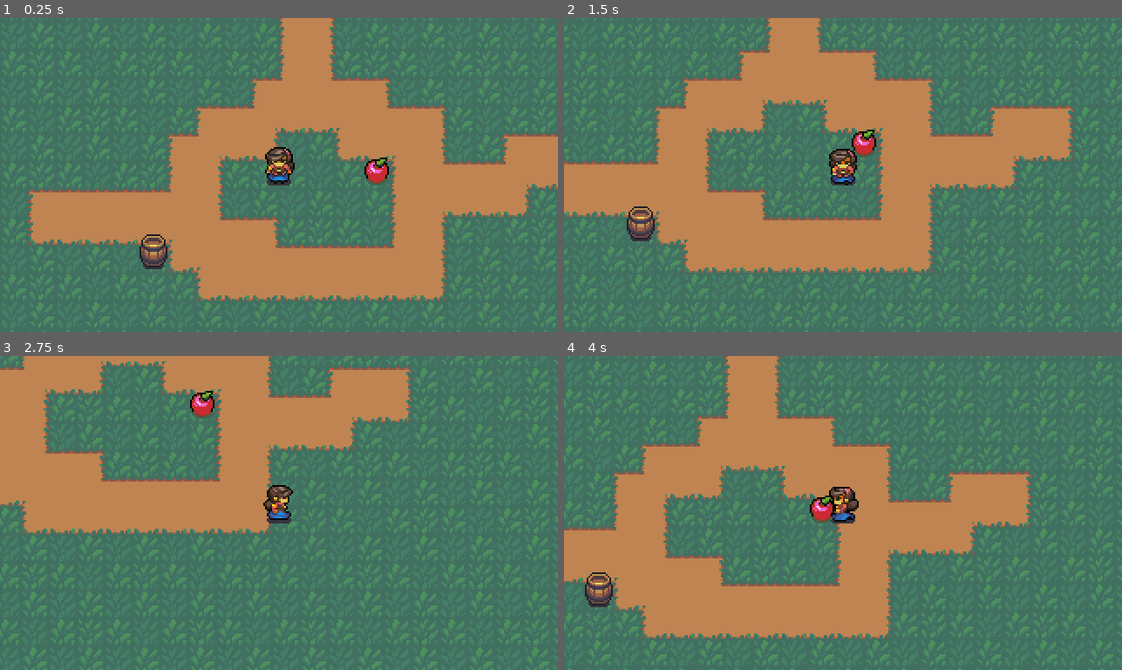
Above: before the commit, frames 1-4 (two rows, left to right).
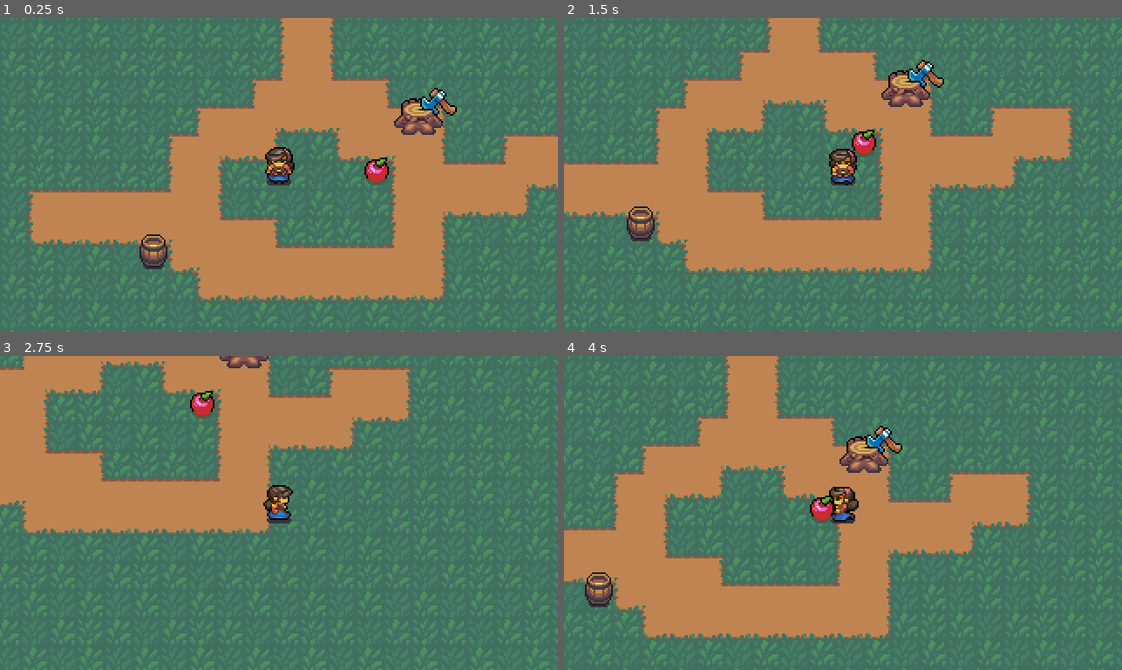
Above: after the commit, the same moments.

Repository: apiotrowski255/westwick
Game: Godot game, scene res://World/Town.tscn
The game is run twice, just before and just after one commit, with the same random seed, the same clock (stepped at 60 frames per second) and the same inputs.
Inputs:
- Up to frame 1 (0.25 s): no input
- Up to frame 2 (1.5 s): tap Enter (ui_accept) at 0.5, 1.35 s; hold Right (ui_right) 0.53-1.28 s; hold Enter (ui_accept) 0.53-1.28 s; hold Down (ui_down) from 1.28 s (still down)
- Up to frame 3 (2.75 s): tap Enter (ui_accept) at 1.52, 1.82 s; release Down (ui_down) at 2.03 s; hold Right (ui_right) from 2.03 s (still down); hold Enter (ui_accept) from 2.03 s (still down)
- Up to frame 4 (4 s): release Right (ui_right) at 2.78 s; release Enter (ui_accept) at 2.78 s; hold Up (ui_up) 2.78-3.53 s; tap Enter (ui_accept) at 2.85, 3.02, 3.32 s; hold Left (ui_left) from 3.53 s (still down); hold Enter (ui_accept) from 3.53 s (still down)

The runs differ from the first frame. In frame 1, 0.9% of the frame differs, in the area x 70-82%, y 22-38%; in frame 2, 0.9%; in frame 3, 0.2%; in frame 4, 0.9%.

Commit message:
Stumpy NPC added

Diff:
--- /dev/null
+++ b/Characters/Character.gd
@@ -0,0 +1,5 @@
+extends Resource
+class_name Character
+
+export(String) var name
+export(Texture) var portrait
--- /dev/null
+++ b/Characters/ElizabethCharacter.tres
@@ -0,0 +1,9 @@
+[gd_resource type="Resource" load_steps=3 format=2]
+
+[ext_resource path="res://Characters/Character.gd" type="Script" id=1]
+[ext_resource path="res://Sprites/ElizabethPortrait.png" type="Texture" id=2]
+
+[resource]
+script = ExtResource( 1 )
+name = "Elizabeth"
+portrait = ExtResource( 2 )
--- /dev/null
+++ b/Characters/StumpyCharacter.tres
@@ -0,0 +1,9 @@
+[gd_resource type="Resource" load_steps=3 format=2]
+
+[ext_resource path="res://Characters/Character.gd" type="Script" id=1]
+[ext_resource path="res://Sprites/StumpyPortrait.png" type="Texture" id=2]
+
+[resource]
+script = ExtResource( 1 )
+name = "Stumpy"
+portrait = ExtResource( 2 )
--- a/Events.gd
+++ b/Events.gd
@@ -1,3 +1,5 @@
 extends Node
 
 signal request_show_message(message)
+signal request_show_dialog(message, character)
+signal dialog_finished
--- /dev/null
+++ b/UI/DialogBox.gd
@@ -0,0 +1,47 @@
+extends TextureRect
+
+const CHARACTER_DISPLAY_DURATION = 0.08
+
+var typer : SceneTreeTween
+var is_typing : bool = false
+
+onready var portrait: TextureRect = $"%Portrait"
+onready var textbox: RichTextLabel = $"%Textbox"
+
+func _ready() -> void:
+	Events.connect("request_show_dialog", self, "type_dialog")
+
+
+func _unhandled_input(event: InputEvent) -> void:
+	if not visible:
+		return
+	if not event.is_action_pressed("ui_accept"):
+		return
+	if is_typing:
+		is_typing = false
+		if typer is SceneTreeTween:
+			typer.kill()
+		textbox.percent_visible = 1.0
+	else:
+		hide()
+		get_tree().set_input_as_handled()
+		get_tree().paused = false
+		Events.emit_signal("dialog_finished")
+
+func type_dialog(bbcode : String, character : Character) -> void:
+	is_typing = true
+	portrait.texture = character.portrait
+	get_tree().paused = true
+	show()
+	textbox.bbcode_text = bbcode
+	yield(get_tree(), "idle_frame") # Must wait for get_total_character_count to be accurate
+	var total_characters : int = textbox.get_total_character_count()
+	var duration : float = total_characters * CHARACTER_DISPLAY_DURATION
+	typer = create_tween()
+	typer.tween_method(self, "set_visible_characters", 0, total_characters, duration)
+	yield(typer, "finished")
+	is_typing = false
+
+func set_visible_characters(index : int) -> void:
+#	var is_new_character : bool = index > textbox.visible_characters
+	textbox.visible_characters = index
--- /dev/null
+++ b/UI/DialogBox.tscn
@@ -0,0 +1,93 @@
+[gd_scene load_steps=6 format=2]
+
+[ext_resource path="res://Sprites/DialogShadow.png" type="Texture" id=1]
+[ext_resource path="res://UI/DefaultTheme.tres" type="Theme" id=2]
+[ext_resource path="res://Sprites/PortraitEdge.png" type="Texture" id=3]
+[ext_resource path="res://Sprites/StumpyPortrait.png" type="Texture" id=4]
+[ext_resource path="res://UI/DialogBox.gd" type="Script" id=5]
+
+[node name="DialogBox" type="TextureRect"]
+pause_mode = 2
+self_modulate = Color( 1, 1, 1, 0.423529 )
+anchor_right = 1.0
+anchor_bottom = 1.0
+theme = ExtResource( 2 )
+texture = ExtResource( 1 )
+expand = true
+script = ExtResource( 5 )
+
+[node name="HboxCaontainer" type="HBoxContainer" parent="."]
+anchor_top = 1.0
+anchor_right = 1.0
+anchor_bottom = 1.0
+grow_vertical = 0
+
+[node name="DialogContainer" type="HBoxContainer" parent="HboxCaontainer"]
+margin_top = 24.0
+margin_right = 231.0
+margin_bottom = 72.0
+size_flags_horizontal = 3
+size_flags_vertical = 8
+custom_constants/separation = 0
+
+[node name="LeftEdge" type="TextureRect" parent="HboxCaontainer/DialogContainer"]
+margin_right = 13.0
+margin_bottom = 48.0
+texture = ExtResource( 3 )
+stretch_mode = 4
+
+[node name="PanelContainer" type="PanelContainer" parent="HboxCaontainer/DialogContainer"]
+margin_left = 13.0
+margin_right = 231.0
+margin_bottom = 48.0
+rect_min_size = Vector2( 0, 48 )
+size_flags_horizontal = 3
+
+[node name="MarginContainer" type="MarginContainer" parent="HboxCaontainer/DialogContainer/PanelContainer"]
+margin_left = 4.0
+margin_top = 4.0
+margin_right = 214.0
+margin_bottom = 44.0
+custom_constants/margin_right = 2
+custom_constants/margin_top = 2
+custom_constants/margin_left = 2
+custom_constants/margin_bottom = 2
+
+[node name="Textbox" type="RichTextLabel" parent="HboxCaontainer/DialogContainer/PanelContainer/MarginContainer"]
+unique_name_in_owner = true
+margin_left = 2.0
+margin_top = 2.0
+margin_right = 208.0
+margin_bottom = 38.0
+bbcode_enabled = true
+
+[node name="PortraitContainer" type="HBoxContainer" parent="HboxCaontainer"]
+margin_left = 235.0
+margin_right = 320.0
+margin_bottom = 72.0
+custom_constants/separation = 0
+
+[node name="PanelContainer" type="PanelContainer" parent="HboxCaontainer/PortraitContainer"]
+margin_right = 72.0
+margin_bottom = 72.0
+
+[node name="Portrait" type="TextureRect" parent="HboxCaontainer/PortraitContainer/PanelContainer"]
+unique_name_in_owner = true
+margin_left = 4.0
+margin_top = 4.0
+margin_right = 68.0
+margin_bottom = 68.0
+texture = ExtResource( 4 )
+
+[node name="MarginContainer" type="MarginContainer" parent="HboxCaontainer/PortraitContainer"]
+margin_left = 72.0
+margin_right = 85.0
+margin_bottom = 72.0
+custom_constants/margin_top = 2
+
+[node name="RightEdge" type="TextureRect" parent="HboxCaontainer/PortraitContainer/MarginContainer"]
+margin_top = 2.0
+margin_right = 13.0
+margin_bottom = 72.0
+texture = ExtResource( 3 )
+flip_h = true
--- /dev/null
+++ b/UI/OverworldUI.tscn
@@ -0,0 +1,9 @@
+[gd_scene load_steps=2 format=2]
+
+[ext_resource path="res://UI/DialogBox.tscn" type="PackedScene" id=1]
+
+[node name="OverworldUI" type="CanvasLayer"]
+layer = 10
+
+[node name="DialogBox" parent="." instance=ExtResource( 1 )]
+visible = false
--- /dev/null
+++ b/World/NPC.gd
@@ -0,0 +1,7 @@
+extends Interactable
+class_name NPC
+
+export (Resource) var character : Resource
+
+func _run_interaction() -> void:
+	pass
--- /dev/null
+++ b/World/NPC.tscn
@@ -0,0 +1,19 @@
+[gd_scene load_steps=4 format=2]
+
+[ext_resource path="res://Sprites/AxeStump.png" type="Texture" id=1]
+[ext_resource path="res://World/NPC.gd" type="Script" id=2]
+
+[sub_resource type="CircleShape2D" id=1]
+radius = 9.0
+
+[node name="NPC" type="KinematicBody2D"]
+collision_layer = 9
+collision_mask = 0
+script = ExtResource( 2 )
+
+[node name="Sprite" type="Sprite" parent="."]
+position = Vector2( 0, -4 )
+texture = ExtResource( 1 )
+
+[node name="CollisionShape2D" type="CollisionShape2D" parent="."]
+shape = SubResource( 1 )
--- /dev/null
+++ b/World/StumpyNPC.gd
@@ -0,0 +1,9 @@
+extends NPC
+
+func _run_interaction() -> void:
+	Events.emit_signal("request_show_dialog", "Aaaaaaah! I have a head ache.", character)
+	yield(Events, "dialog_finished")
+	Events.emit_signal("request_show_dialog", "Can you find a potion?", character)
+	yield(Events, "dialog_finished")
+	Events.emit_signal("request_show_dialog", "I'll look around for you.", load("res://Characters/ElizabethCharacter.tres"))
+	yield(Events, "dialog_finished")
--- /dev/null
+++ b/World/StumpyNPC.tscn
@@ -0,0 +1,9 @@
+[gd_scene load_steps=4 format=2]
+
+[ext_resource path="res://World/NPC.tscn" type="PackedScene" id=1]
+[ext_resource path="res://World/StumpyNPC.gd" type="Script" id=2]
+[ext_resource path="res://Characters/StumpyCharacter.tres" type="Resource" id=3]
+
+[node name="StumpyNPC" instance=ExtResource( 1 )]
+script = ExtResource( 2 )
+character = ExtResource( 3 )
--- a/World/Town.tscn
+++ b/World/Town.tscn
@@ -6,6 +6,8 @@
 [ext_resource path="res://World/Barrel.tscn" type="PackedScene" id=4]
 [ext_resource path="res://World/ItemPickup.tscn" type="PackedScene" id=5]
 [ext_resource path="res://Items/AppleItem.tres" type="Resource" id=6]
+[ext_resource path="res://UI/OverworldUI.tscn" type="PackedScene" id=7]
+[ext_resource path="res://World/StumpyNPC.tscn" type="PackedScene" id=8]
 
 [node name="Town" type="YSort"]
 
@@ -24,3 +26,8 @@
 [node name="ItemPickup" parent="." instance=ExtResource( 5 )]
 position = Vector2( 216, 88 )
 item = ExtResource( 6 )
+
+[node name="OverworldUI" parent="." instance=ExtResource( 7 )]
+
+[node name="StumpyNPC" parent="." instance=ExtResource( 8 )]
+position = Vector2( 240, 56 )
--- a/project.godot
+++ b/project.godot
@@ -35,6 +35,11 @@
 "path": "res://Battle/BattleUnit.gd"
 }, {
 "base": "Resource",
+"class": "Character",
+"language": "GDScript",
+"path": "res://Characters/Character.gd"
+}, {
+"base": "Resource",
 "class": "ClassStats",
 "language": "GDScript",
 "path": "res://ClassStats/ClassStats.gd"
@@ -53,6 +58,11 @@
 "class": "Item",
 "language": "GDScript",
 "path": "res://Items/Item.gd"
+}, {
+"base": "Interactable",
+"class": "NPC",
+"language": "GDScript",
+"path": "res://World/NPC.gd"
 }, {
 "base": "ClassStats",
 "class": "PlayerClassStats",
@@ -70,10 +80,12 @@
 "BattleCamera": "",
 "BattleMenu": "",
 "BattleUnit": "",
+"Character": "",
 "ClassStats": "",
 "Interactable": "",
 "Inventory": "",
 "Item": "",
+"NPC": "",
 "PlayerClassStats": "",
 "TurnManager": ""
 }
Not shown: 1 places in World/Town.tscn that only renumber resources
